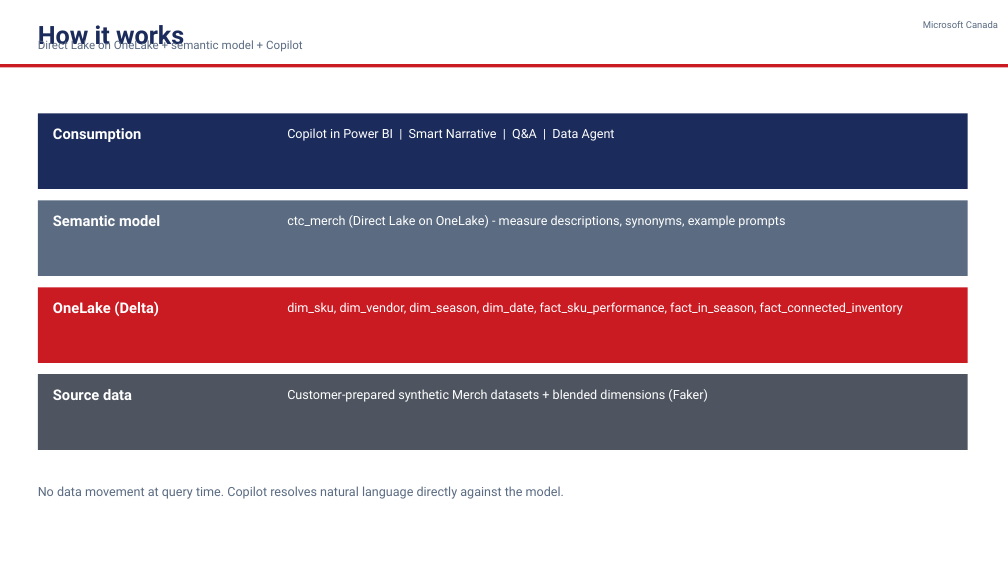
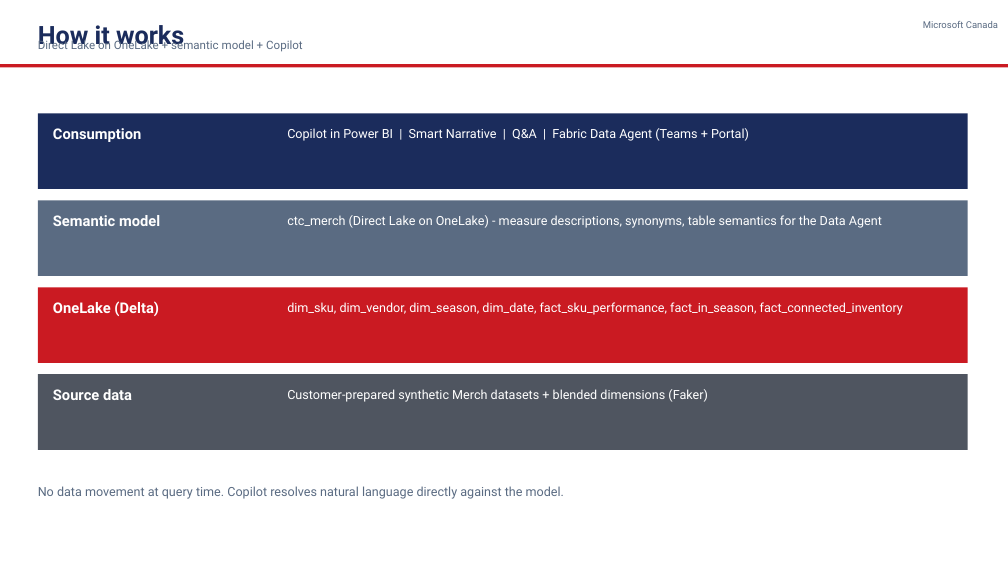
Before and after one commit to anurag251294/desktop-tutorial, a slide deck: slide 4 of canadian_tire_demo/CTC_Merch_Copilot_Demo.pptx. Drawn at 1008x567 pixels with LibreOffice and Linux fonts; fonts in the diff are those of the drawing. Boxes give left, top, right and bottom in pixels: in the first picture for what was removed or moved away, otherwise in the second. Text is boxed around its words. In the diff, an @@ line names an element or a change of style, - is before the commit and + after.

```diff
--- a/canadian_tire_demo/CTC_Merch_Copilot_Demo.pptx
+++ b/canadian_tire_demo/CTC_Merch_Copilot_Demo.pptx
@@ text at (287, 128, 749, 141): text changed @@
-Copilot in Power BI | Smart Narrative | Q&A | Data Agent
+Copilot in Power BI | Smart Narrative | Q&A | Fabric Data Agent (Teams + Portal)
@@ text at (287, 215, 882, 228): text changed @@
-ctc_merch (Direct Lake on OneLake) - measure descriptions, synonyms, example prompts
+ctc_merch (Direct Lake on OneLake) - measure descriptions, synonyms, table semantics for the Data Agent
```
Also in this commit, not shown: 1 slide added, 3 other files.
